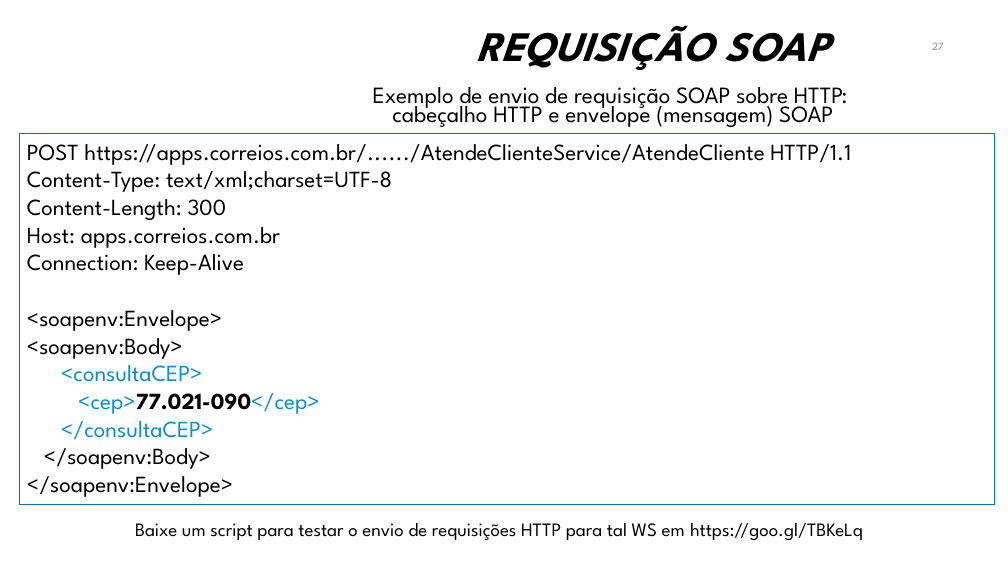
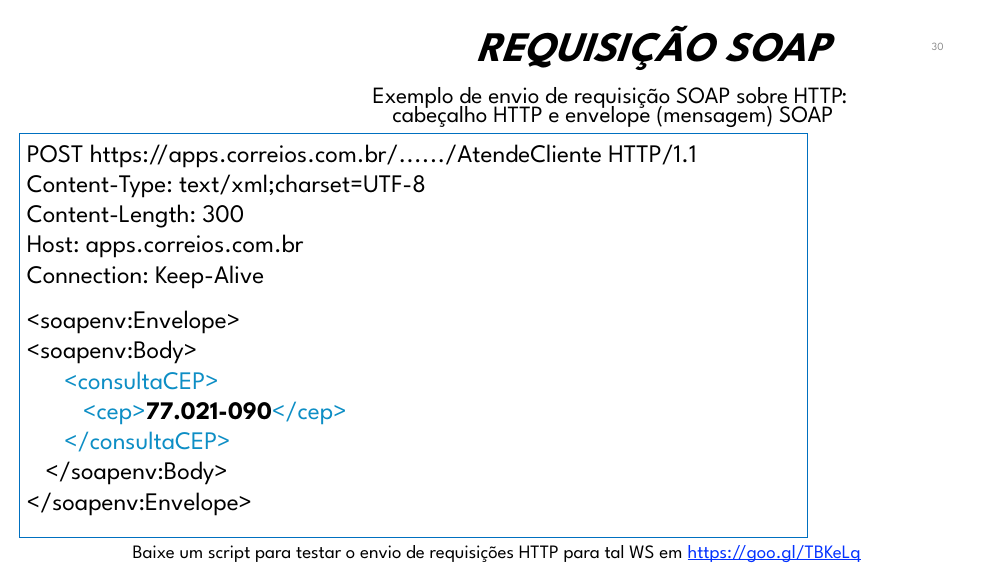
Before and after one commit to manoelcampos/sistemas-distribuidos, a slide deck: slide 30 of projects/08-webservices/webservices.pptx (slide 27 before the commit). Drawn at 1008x567 pixels with LibreOffice and Linux fonts; fonts in the diff are those of the drawing; background and template pictures are left out. Boxes give left, top, right and bottom in pixels: in the first picture for what was removed or moved away, otherwise in the second. Text is boxed around its words. In the diff, an @@ line names an element or a change of style, - is before the commit and + after.

```diff
--- a/projects/08-webservices/webservices.pptx
+++ b/projects/08-webservices/webservices.pptx
@@ page number at (x1=932, y1=42, x2=944, y2=50): text changed @@
-27
+30
@@ rectangle "POST https://apps.correios.com.br/....../AtendeCliente HTTP/ ..." resized from (x1=20, y1=133, x2=995, y2=504) to (x1=20, y1=133, x2=808, y2=538) @@
@@ text in rectangle at (x1=27, y1=144, x2=696, y2=168): text changed; size 22 to 24 pt @@
-POST https://apps.correios.com.br/....../AtendeClienteService/AtendeCliente HTTP/1.1
+POST https://apps.correios.com.br/....../AtendeCliente HTTP/1.1
@@ text in rectangle at (x1=27, y1=166, x2=426, y2=516): size 22 to 24 pt in "Content-Type: text/xml;charset=UTF-8", "Content-Length: 300", "Host: apps.correios.com.br", "Connection: Keep-Alive" and 7 more places @@
@@ text "Baixe um script para testar ..." moved from (x1=135, y1=523, x2=863, y2=540) to (x1=133, y1=545, x2=861, y2=562) @@
@@ text "Baixe um script para testar ..." at (x1=133, y1=545, x2=861, y2=562): text colour #000000 to #0432FF, underline on in "https://goo.gl/TBKeLq" @@
```
Also in this commit, not shown: 25 other slides changed, 5 slides added, 5 other files.
